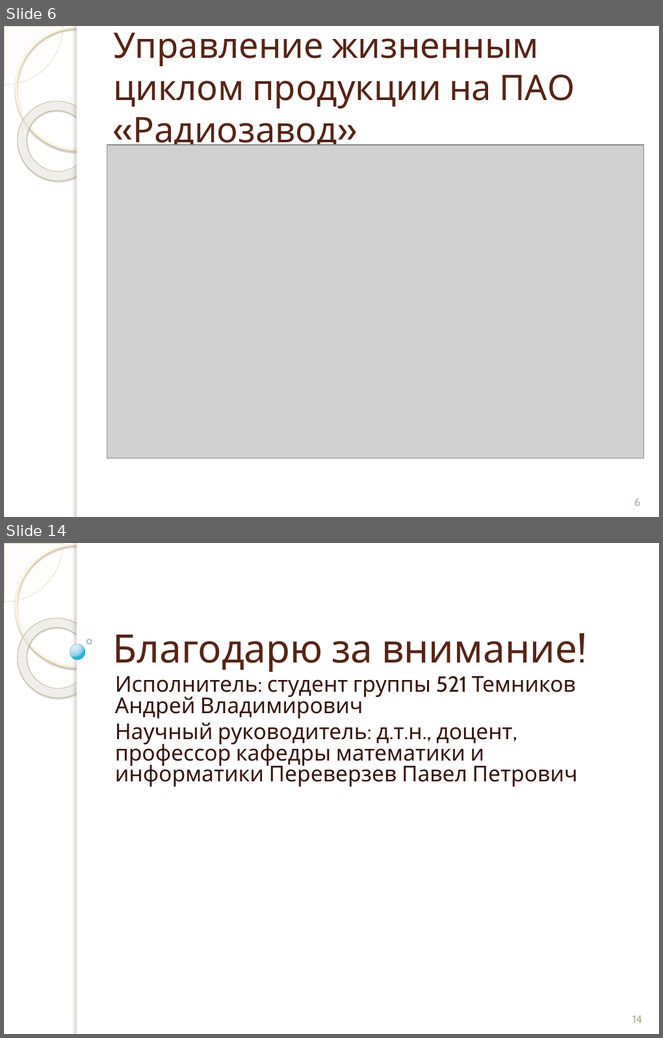
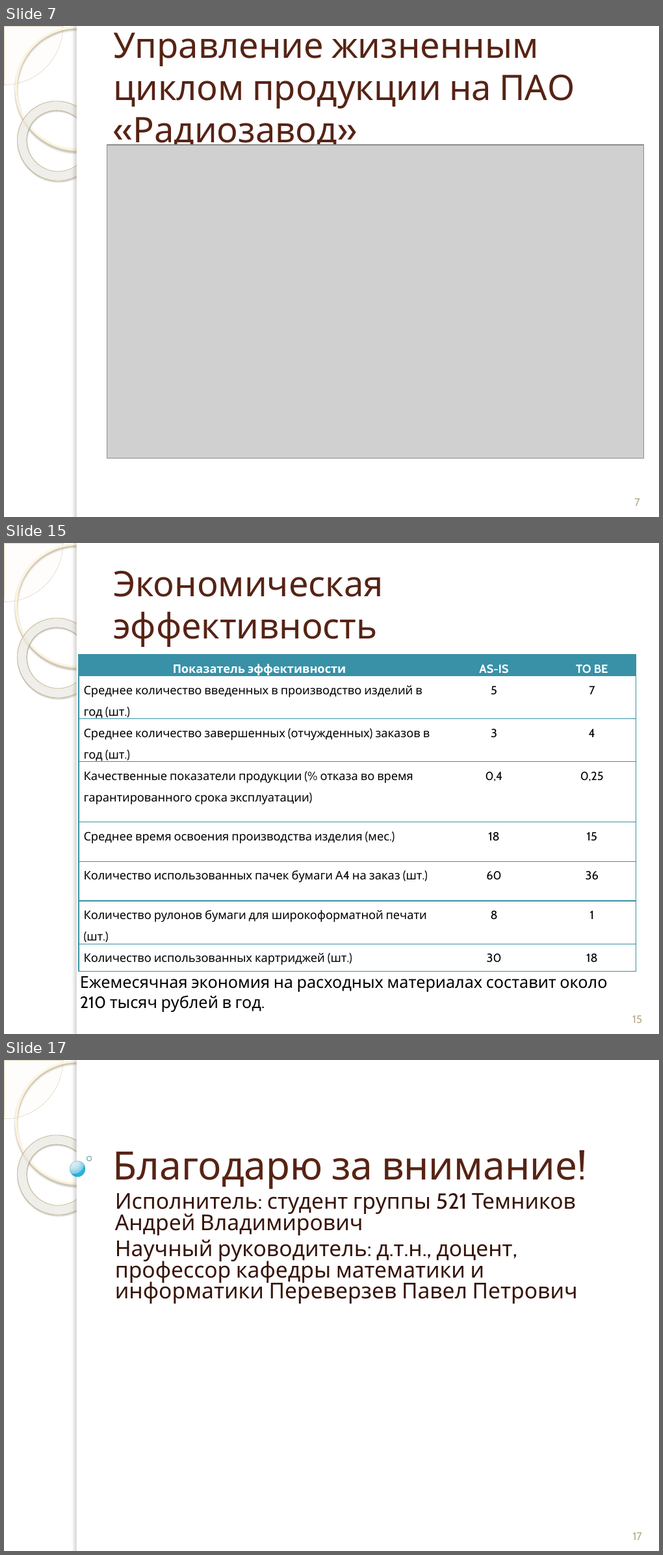
Before and after one commit to andreytemn/university, a slide deck: diplom/Темников презентация к диплому.pptx. Shown one above the other, each under a label of ours: slides 6 and 14 before the commit, slides 7, 15 and 17 after it; the slides between them are not shown. The pictures are 663x1038 and 663x1555 pixels, drawn with LibreOffice and Linux fonts; fonts in the diff are those of the drawing; grey boxes stand for pictures; background and template pictures are left out. Boxes give left, top, right and bottom in pixels: in the first picture for what was removed or moved away, otherwise in the second. Text is boxed around its words. In the diff, an @@ line names an element or a change of style, - is before the commit and + after.

```diff
--- a/diplom/Темников презентация к диплому.pptx
+++ b/diplom/Темников презентация к диплому.pptx
@@ slide 15 added at [4,543,659,1034], background picture (left out); not listed: 5 template elements that a slide beside it also shows @@
@@ title added at [113,570,384,647], 38.7 pt, text #572314 @@
+Экономическая эффективность
@@ table added at [79,654,636,968], 8 rows, 3 columns @@
+Показатель эффективности | AS-IS | TO BE
+Среднее количество введенных в производство изделий в год (шт.) | 5 | 7
+Среднее количество завершенных (отчужденных) заказов в год (шт.) | 3 | 4
+Качественные показатели продукции (% отказа во время гарантированного срока эксплуатации) | 0,4 | 0,25
+Среднее время освоения производства изделия (мес.) | 18 | 15
+Количество использованных пачек бумаги А4 на заказ (шт.) | 60 | 36
+Количество рулонов бумаги для широкоформатной печати (шт.) | 8 | 1
+Количество использованных картриджей (шт.) | 30 | 18
@@ text added at [80,977,607,1012], 18 pt, text #000000 @@
+Ежемесячная экономия на расходных материалах составит около 210 тысяч рублей в год.
@@ page number added at [633,1016,642,1023], 12 pt, text #B6A98A @@
+15
@@ what was slide 6 is now slide 7 @@
@@ page number at [634,499,640,506]: text changed @@
-6
+7
@@ what was slide 14 is now slide 17 @@
@@ page number at [633,1533,642,1540]: text changed @@
-14
+17
```
Also in this commit, not shown: 8 slides changed, 2 other slides added, 3 other files.
